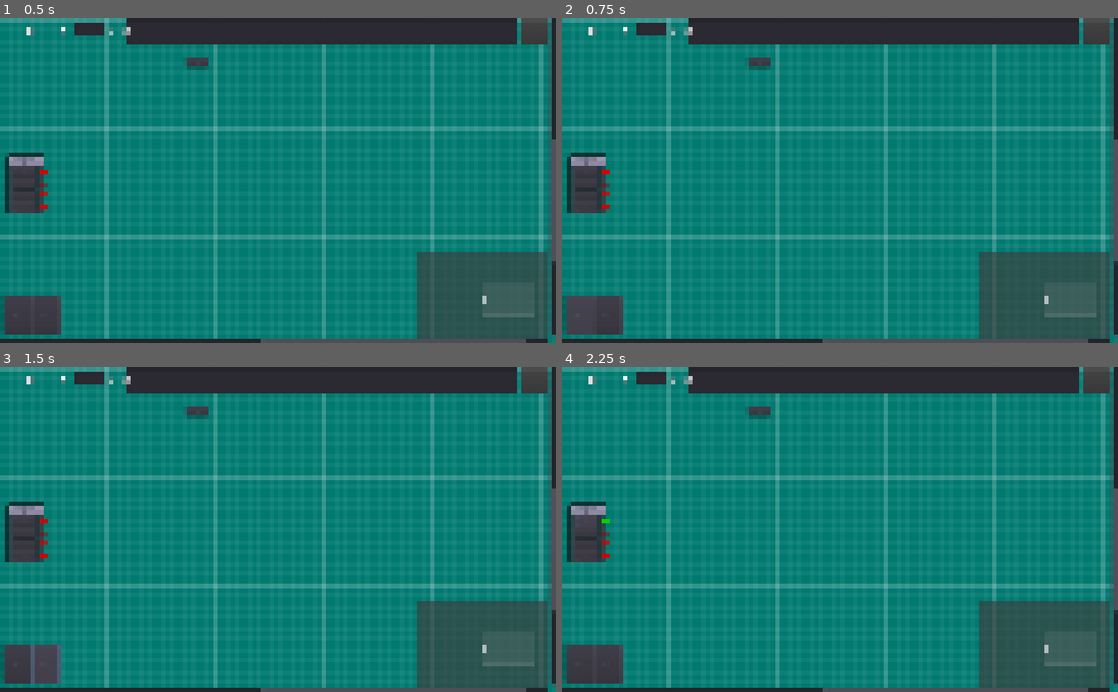
Above: before the commit, frames 1-4 (two rows, left to right).
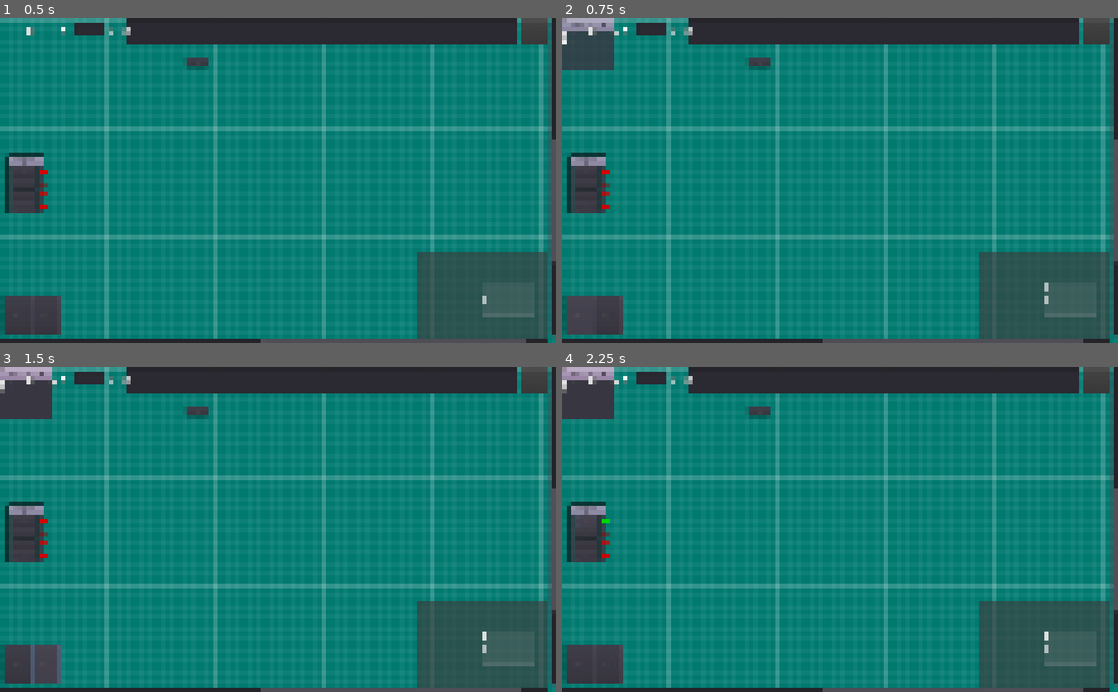
Above: after the commit, the same moments.

Repository: BWalby/LogicGates
Game: Godot game, scene res://Scenes/SandBox.tscn
Same seed, same stepped clock (60 frames per second), same inputs: the game is played once before the commit and once after it.
Inputs:
- Up to frame 1 (0.5 s): no input
- Up to frame 2 (0.75 s): click "AND" at 0.5 s
- Up to frame 3 (1.5 s): click "NOT" at 1.25 s
- Up to frame 4 (2.25 s): click "A" at 2 s

Frame 1 is identical in both runs. In frame 2, 1.5% of the frame differs, in the area x 0-95%, y 0-100%; in frame 3, 1.5%; in frame 4, 1.5%.
Error before the commit: Invalid call. Nonexistent function 'setup' in base 'GraphNode'. (res://SandBox.gd:104)

Commit message:
Fixed controller events not being handled. Default node naming, using type def and UID,

Diff:
--- a/SandBox.gd
+++ b/SandBox.gd
@@ -4,8 +4,8 @@
 const GRAPH_NODE_CLOSE_EVENT = "graph_node_close"
 const SAVE_FILE_PATH = "user://data.save"
 
-onready var add_gate_button = $AddGateHBox/AddGateButton
-onready var gate_name_line_edit = $AddGateHBox/GateNameLineEdit
+onready var add_gate_button = $AddDefinitionHBox/AddDefinitionButton
+onready var gate_name_line_edit = $AddDefinitionHBox/DefinitionNameLineEdit
 onready var toolbox = $"Toolbox"
 
 func _ready():
@@ -16,22 +16,24 @@
 	load_persisted_data()
 
 func hook_controller() -> void:
-	connect("custom_definition_added", ComponentController, "on_custom_definition_added")
-	connect("custom_definition_removed", ComponentController, "on_custom_definition_removed")
-	connect("component_added", ComponentController, "on_component_added")
-	connect("component_removed", ComponentController, "on_component_removed")
+	var hook_errors = 0
+	# hook_errors |= ComponentController.connect("type_definition_added", self, "_on_type_definition_added")
+	# hook_errors |= ComponentController.connect("type_definition_removed", self, "_on_type_definition_removed")
+	hook_errors |= ComponentController.connect("component_added", self, "_on_component_added")
+	# hook_errors |= ComponentController.connect("component_removed", self, "_on_component_removed")
+	assert(hook_errors == OK)
 
-func on_custom_definition_added(type_definition: ComponentTypeDefinition) -> void:
-	pass
+# func _on_type_definition_added(type_definition: ComponentTypeDefinition) -> void:
+# 	pass
 
-func on_custom_definition_removed(type_definition: ComponentTypeDefinition) -> void:
-	pass
+# func _on_type_definition_removed(type_definition: ComponentTypeDefinition) -> void:
+# 	pass
 
-func on_component_added(component: Component) -> void:
+func _on_component_added(component: Component) -> void:
 	create_node_from_component(component)
 
-func on_component_removed(component: Component) -> void:
-	pass
+# func _on_component_removed(component: Component) -> void:
+# 	pass
 
 func process_gate_name_submitted() -> void:
 	var input = gate_name_line_edit.text.to_upper()
@@ -42,8 +44,10 @@
 func on_gate_clicked(component_type: int, type_uid: int) -> void:
 	var type_def: ComponentTypeDefinition = ComponentController.get_type_definition(component_type, type_uid)
 	var component = ComponentFactory.create_component(type_def)
-	var node = create_node(component.id, type_def.input_count, type_def.output_count)
-	move_gate_to_mouse(node)
+	ComponentController.add_component(component)
+	# TODO: still utilise the move_gate_to_mouse
+	#	var node = create_node(component.id, type_def.input_count, type_def.output_count)
+	#	move_gate_to_mouse(node)
 
 func move_gate_to_mouse(node: GraphNode) -> void:
 	var node_size_halved = node.rect_size / 2.0
@@ -53,14 +57,14 @@
 func is_name_valid(text) -> bool:
 	return text != ""
 
-func _on_GateNameLineEdit_text_entered(new_text) -> void:
+func _on_AddDefinitionButton_button_up() -> void:
+	process_gate_name_submitted()
+
+func _on_DefinitionNameLineEdit_text_entered(new_text) -> void:
 	if is_name_valid(new_text):
 		process_gate_name_submitted()
 
-func _on_AddGateButton_button_up() -> void:
-	process_gate_name_submitted()
-
-func _on_GateNameLineEdit_text_changed(new_text) -> void:
+func _on_DefinitionNameLineEdit_text_changed(new_text) -> void:
 	add_gate_button.disabled = !is_name_valid(new_text)
 
 # connection list entry example:
@@ -79,7 +83,8 @@
 
 func _on_GraphEdit_connection_request(from, from_slot, to, to_slot) -> void:
 	if !is_graph_node_input_slot_populated(to, to_slot):
-		connect_node(from, from_slot, to, to_slot)
+		var hook_errors = connect_node(from, from_slot, to, to_slot)
+		assert(hook_errors == OK)
 
 func on_graph_node_closed(node: GraphNode):
 	node.disconnect(GRAPH_NODE_CLOSE_EVENT, self, "on_graph_node_closed")
@@ -91,20 +96,11 @@
 	ComponentController.load(SAVE_FILE_PATH)
 
 func create_node_from_component(component: Component) -> void:
-	# TODO: asserts can be removed?
-	# assert(TreeHelper.has_load_method(node), ("node is missing required method: %s" % TreeHelper.load_from_data_dict_method_name))
-	# node.call(TreeHelper.load_from_data_dict_method_name, node_data)
-	var node: GraphNode = GRAPH_NODE.instance()
-	node.connect(GRAPH_NODE_CLOSE_EVENT, self, "on_graph_node_closed")
+	var node: CustomGraphNode = GRAPH_NODE.instance()
+	node.intialise(component)
+	var hook_errors = node.connect(GRAPH_NODE_CLOSE_EVENT, self, "on_graph_node_closed")
+	assert(hook_errors == OK, "Unable to hoook to event: on_graph_node_closed")
 	add_child(node)
-
-func create_node(id: String, input_count: int, output_count: int) -> GraphNode:
-	var node: GraphNode = GRAPH_NODE.instance()
-	node.title = id
-	node.setup(input_count, output_count)
-	node.connect(GRAPH_NODE_CLOSE_EVENT, self, "on_graph_node_closed")
-	add_child(node)
-	return node
 
 func save_persisted_nodes() -> void:
 	ComponentController.save(SAVE_FILE_PATH)
--- a/Scenes/SandBox.tscn
+++ b/Scenes/SandBox.tscn
@@ -44,7 +44,7 @@
 rect_min_size = Vector2( 50, 0 )
 text = "NOT"
 
-[node name="AddGateHBox" type="HBoxContainer" parent="."]
+[node name="AddDefinitionHBox" type="HBoxContainer" parent="."]
 anchor_right = 1.0
 margin_left = 230.0
 margin_top = 3.05945
@@ -54,12 +54,12 @@
 "_edit_use_anchors_": false
 }
 
-[node name="GateNameLineEdit" type="LineEdit" parent="AddGateHBox"]
+[node name="DefinitionNameLineEdit" type="LineEdit" parent="AddDefinitionHBox"]
 margin_right = 725.0
 margin_bottom = 46.0
 size_flags_horizontal = 3
 
-[node name="AddGateButton" type="Button" parent="AddGateHBox"]
+[node name="AddDefinitionButton" type="Button" parent="AddDefinitionHBox"]
 margin_left = 729.0
 margin_right = 779.0
 margin_bottom = 46.0
@@ -87,7 +87,7 @@
 [connection signal="tree_exiting" from="." to="." method="_on_GraphEdit_tree_exiting"]
 [connection signal="button_up" from="Toolbox/AndButton" to="Toolbox" method="_on_AndButton_button_up"]
 [connection signal="button_up" from="Toolbox/NotButton" to="Toolbox" method="_on_NotButton_button_up"]
-[connection signal="text_changed" from="AddGateHBox/GateNameLineEdit" to="." method="_on_GateNameLineEdit_text_changed"]
-[connection signal="text_entered" from="AddGateHBox/GateNameLineEdit" to="." method="_on_GateNameLineEdit_text_entered"]
-[connection signal="button_up" from="AddGateHBox/AddGateButton" to="." method="_on_AddGateButton_button_up"]
+[connection signal="text_changed" from="AddDefinitionHBox/DefinitionNameLineEdit" to="." method="_on_DefinitionNameLineEdit_text_changed"]
+[connection signal="text_entered" from="AddDefinitionHBox/DefinitionNameLineEdit" to="." method="_on_DefinitionNameLineEdit_text_entered"]
+[connection signal="button_up" from="AddDefinitionHBox/AddDefinitionButton" to="." method="_on_AddDefinitionButton_button_up"]
 [connection signal="pressed" from="SaveButton" to="." method="_on_SaveButton_pressed"]
--- a/Scripts/Components/ComponentController.gd
+++ b/Scripts/Components/ComponentController.gd
@@ -6,8 +6,8 @@
 const and_definition_name = "AND"
 const not_definition_name = "NOT"
 const pass_through_definition_name = "PASS_THROUGH_"
-signal custom_definition_added(type_definition)
-signal custom_definition_removed(type_definition)
+signal type_definition_added(type_definition)
+signal type_definition_removed(type_definition)
 signal component_added(component)
 signal component_removed(component)
 
@@ -22,11 +22,11 @@
 
 func add_definition(definition: ComponentTypeDefinition) -> void:
 	type_definitions[definition.uid] = definition
-	emit_signal("custom_definition_added", definition)
+	emit_signal("type_definition_added", definition)
 
 func remove_definition(definition: ComponentTypeDefinition) -> void:
 	if type_definitions.erase(definition):
-		emit_signal("custom_definition_removed", definition)
+		emit_signal("type_definition_removed", definition)
 
 func add_component(component: Component) -> void:
 	components[component.uid] = component
--- a/Scripts/Components/ComponentFactory.gd
+++ b/Scripts/Components/ComponentFactory.gd
@@ -6,4 +6,8 @@
 	if uid == 0:
 		uid = Uid.create()
 
+	if !identifier:
+		identifier = component_type_def.name + "_" + str(uid)
+
+
 	return Component.new(component_type_def, predicate, uid, identifier)
--- a/Scripts/Nodes/CustomGraphNode.gd
+++ b/Scripts/Nodes/CustomGraphNode.gd
@@ -6,7 +6,7 @@
 var component: Component
 var load_strategy = CustomGraphNodeLoadStrategy.new()
 
-func _init(component_model: Component):
+func intialise(component_model: Component):
 	self.component = component_model
 	var type_def = component.type_definition
 	setup_slots(type_def.input_count, type_def.output_count)
--- a/Scripts/Persistence/ComponentTypeDefinitionSaveStrategy.gd
+++ b/Scripts/Persistence/ComponentTypeDefinitionSaveStrategy.gd
@@ -2,9 +2,9 @@
 class_name ComponentTypeDefinitionSaveStrategy
 
 const data_keys = [
-	ComponentTypeDefinitionDataKeys.component_custom_type_key,
+	ComponentTypeDefinitionDataKeys.component_name_key,
 	ComponentTypeDefinitionDataKeys.uid_key,
-	ComponentTypeDefinitionDataKeys.component_custom_type_key,
+	ComponentTypeDefinitionDataKeys.component_type_key,
 	ComponentTypeDefinitionDataKeys.component_predicate_type_key,
 	ComponentTypeDefinitionDataKeys.component_input_count_key,
 	ComponentTypeDefinitionDataKeys.component_output_count_key
